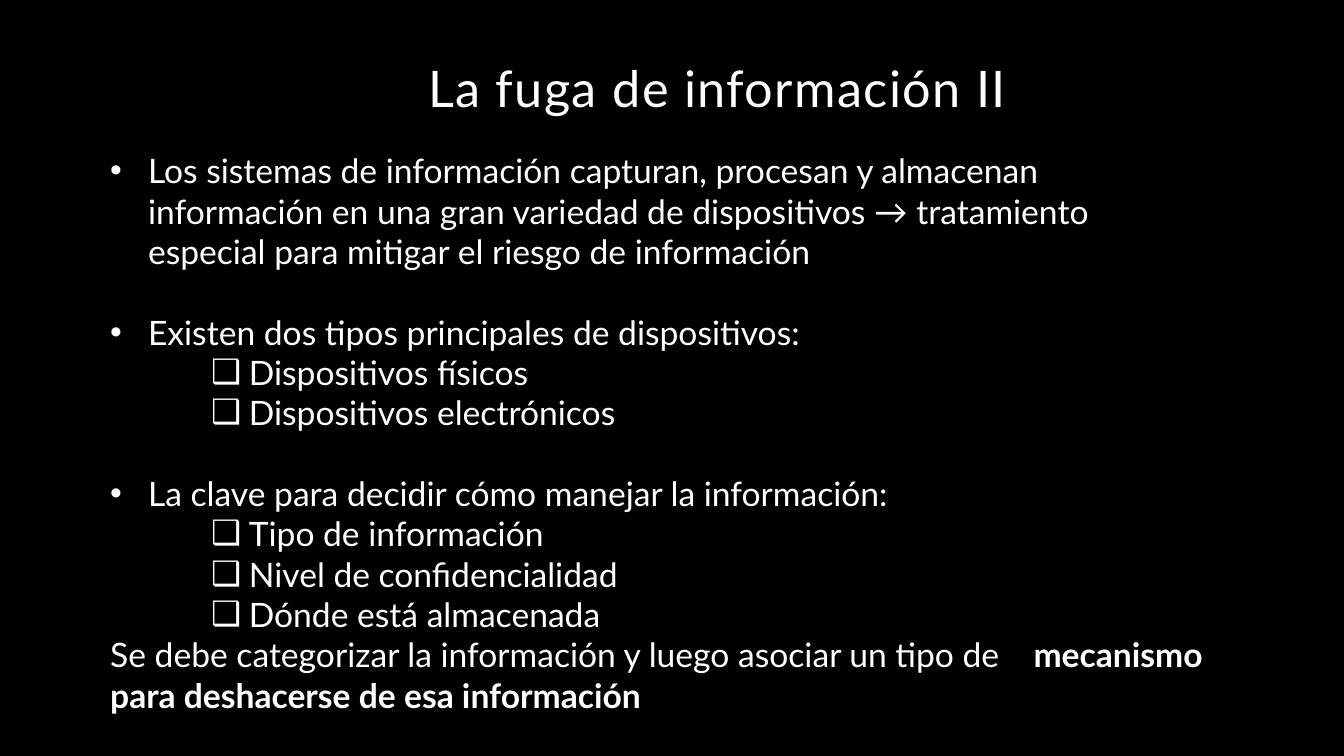
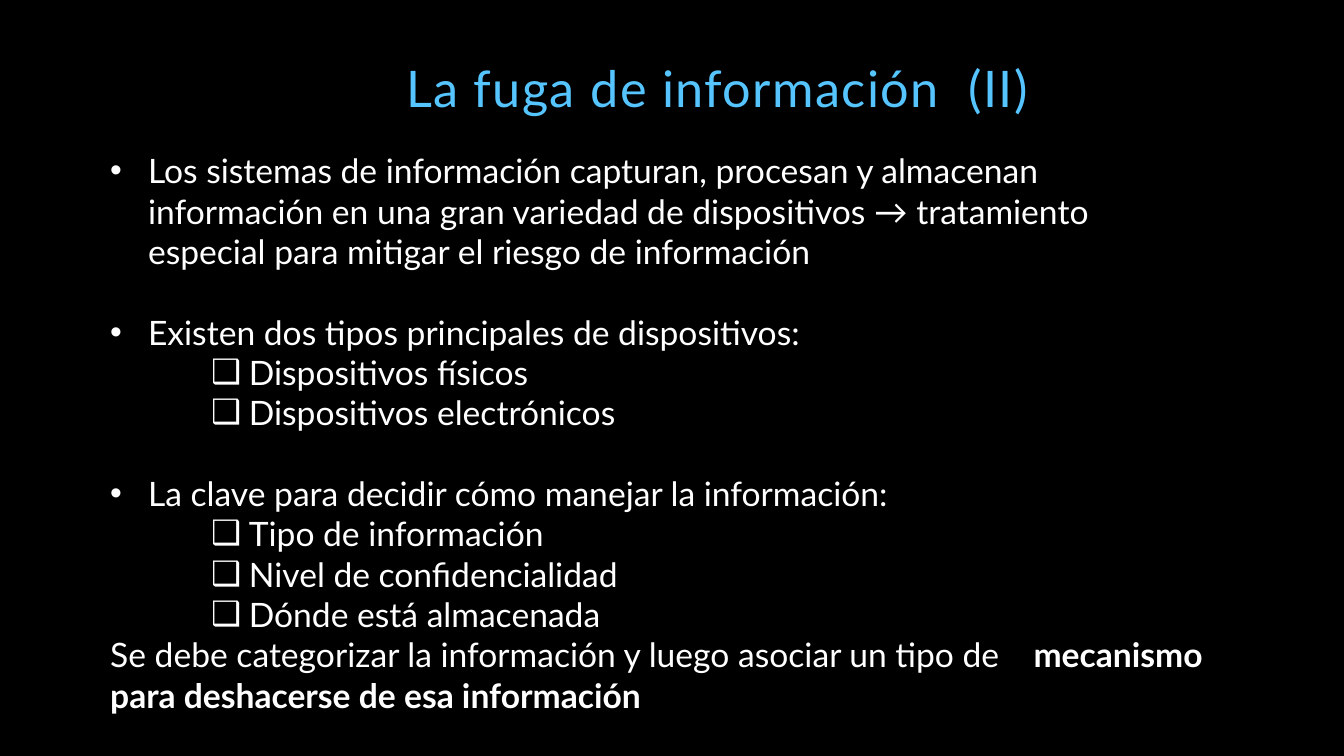
Before and after one commit to miparnisari/implantaciondesistemas, a slide deck: slide 6 of Presentacion/Fuga de Información.pptx. Drawn at 1344x756 pixels with LibreOffice and Linux fonts; fonts in the diff are those of the drawing; background and template pictures are left out. Boxes give left, top, right and bottom in pixels: in the first picture for what was removed or moved away, otherwise in the second. Text is boxed around its words. In the diff, an @@ line names an element or a change of style, - is before the commit and + after.

```diff
--- a/Presentacion/Fuga de Información.pptx
+++ b/Presentacion/Fuga de Información.pptx
@@ title at box(406, 68, 1027, 116): text changed; text colour #FFFFFF to #56C5FF @@
-La fuga de información II
+La fuga de información (II)
```
Also in this commit, not shown: 15 other slides changed.
